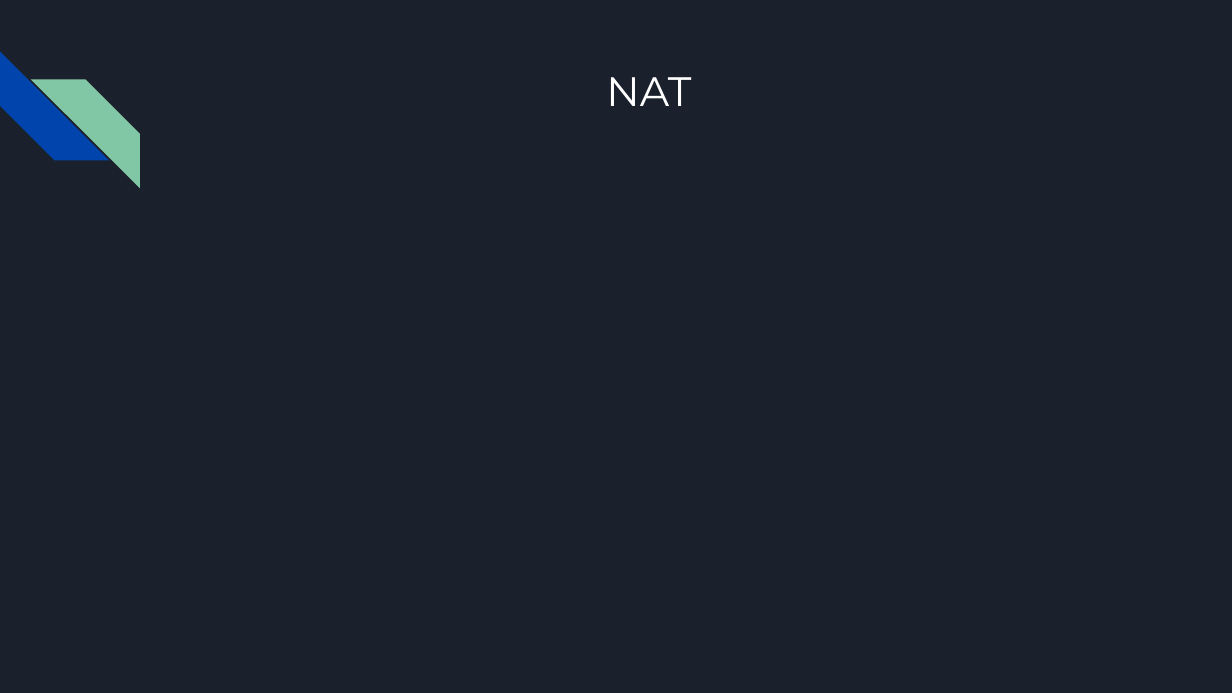
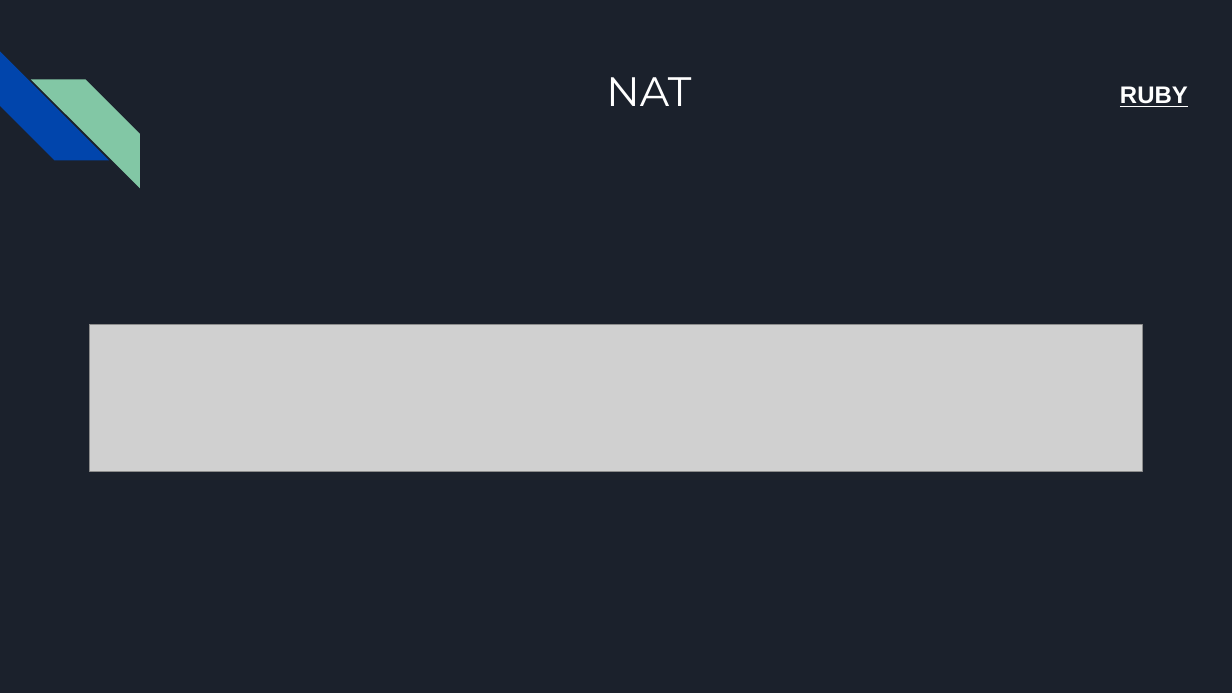
Before and after one commit to XRX265/DotNyetWork, a slide deck: slide 15 of Cím nélküli prezentáció (5).pptx (slide 20 before the commit). Drawn at 1232x693 pixels with LibreOffice and Linux fonts; fonts in the diff are those of the drawing; grey boxes stand for pictures. Boxes give left, top, right and bottom in pixels: in the first picture for what was removed or moved away, otherwise in the second. Text is boxed around its words. In the diff, an @@ line names an element or a change of style, - is before the commit and + after.

```diff
--- a/Cím nélküli prezentáció (5).pptx
+++ b/Cím nélküli prezentáció (5).pptx
@@ text added at <box>1120,86,1188,107</box>, 14 pt, text #FFFFFF, bold, underline @@
+RUBY
@@ picture added at <box>90,325,1143,472</box> @@
```
Also in this commit, not shown: 2 other slides changed.
